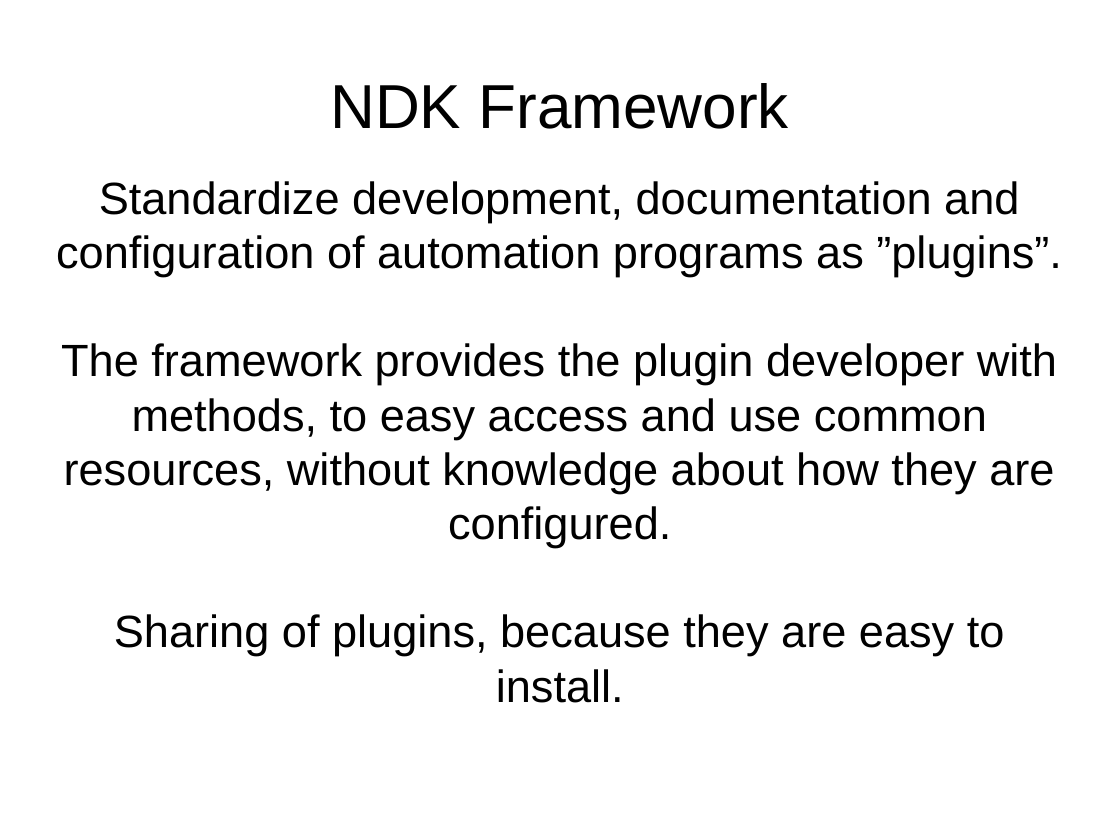
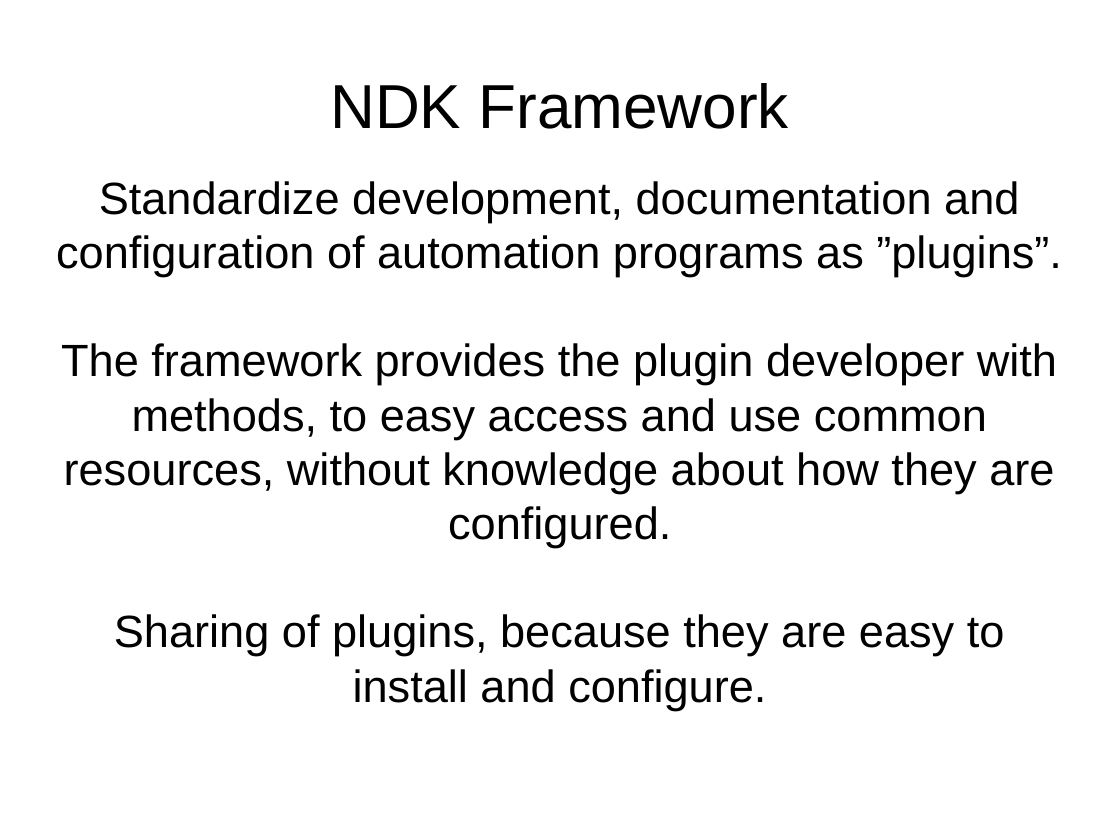
Before and after one commit to norddjurs/NDK-Framework, a slide deck: slide 1 of NDK Framework.odp. Drawn at 1120x840 pixels with LibreOffice and Linux fonts; fonts in the diff are those of the drawing. Boxes give left, top, right and bottom in pixels: in the first picture for what was removed or moved away, otherwise in the second. Text is boxed around its words. In the diff, an @@ line names an element or a change of style, - is before the commit and + after.

```diff
--- a/NDK Framework.odp
+++ b/NDK Framework.odp
@@ subtitle at bbox=[114, 614, 1005, 710]: text changed @@
-Sharing of plugins, because they are easy to install.
+Sharing of plugins, because they are easy to install and configure.
```
Also in this commit, not shown: 1 other slide changed, 3 other files.
